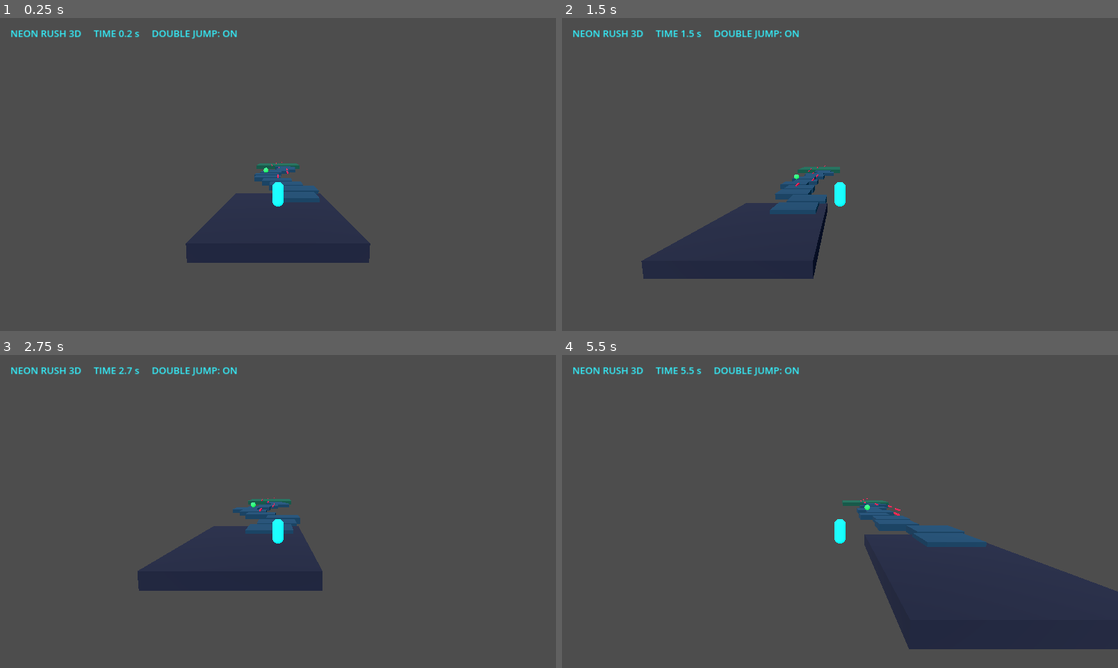
Above: before the commit, frames 1-4 (two rows, left to right).
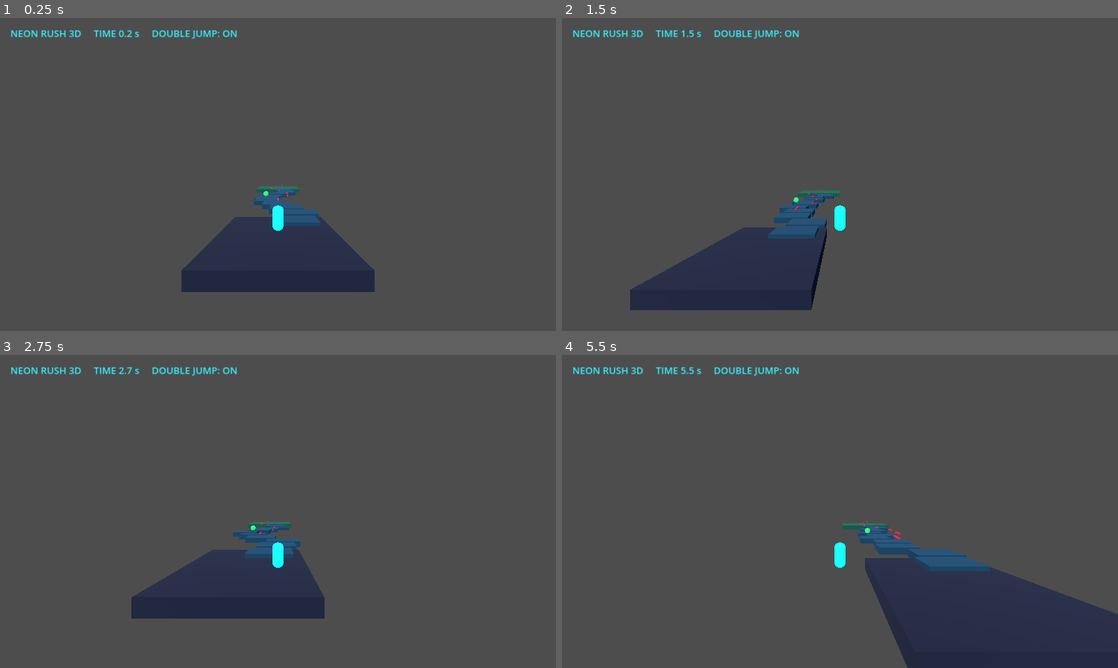
Above: after the commit, the same moments.

Repository: mahdialloui01-art/NEON-RUSH-3D
Game: Godot game, scene res://Main.tscn
The game is run twice, just before and just after one commit, with the same random seed, the same clock (stepped at 60 frames per second) and the same inputs.
Inputs:
- Up to frame 1 (0.25 s): no input
- Up to frame 2 (1.5 s): hold D (move_right) 0.53-1.28 s; tap Space (jump) at 0.6, 0.77, 1.07 s; hold S (move_back) from 1.28 s (still down); tap Ctrl (slide) at 1.35 s
- Up to frame 3 (2.75 s): tap Space (jump) at 1.52, 1.55, 1.82, 2.3 s; release S (move_back) at 2.03 s; hold D (move_right) from 2.03 s (still down); hold Shift (sprint) from 2.03 s (still down)
- Up to frame 4 (5.5 s): release D (move_right) at 2.78 s; release Shift (sprint) at 2.78 s; hold W (move_forward) 2.78-3.53 s; tap Space (jump) at 2.85, 3.02, 3.32, 3.77, 3.8, 4.07, 4.52, 4.55, 4.82, 5.1 s; hold A (move_left) 3.53-5.03 s; tap Ctrl (slide) at 3.6 s; tap Shift (sprint) at 4.35 s; hold S (move_back) from 5.03 s (still down)

The runs differ from the first frame. In frame 1, 6.6% of the frame differs, in the area x 32-68%, y 46-88%; in frame 2, 7.1%; in frame 3, 6.3%; in frame 4, 7.9%, in the area x 49-100%, y 45-100%.

Commit message:
Improve third-person player camera

Diff:
--- a/scripts/player.gd
+++ b/scripts/player.gd
@@ -46,7 +46,7 @@
     add_child(camera_pivot)
     camera = Camera3D.new()
     camera.position = Vector3(0, 0.8, 7.0)
-    camera.look_at_from_position(camera.position, Vector3.ZERO)
+    camera.look_at(Vector3(0, 0, -4))
     camera.current = true
     camera_pivot.add_child(camera)
 
@@ -56,10 +56,9 @@
     else:
         jumps_left = 2
 
-    if Input.is_action_just_pressed("jump"):
-        if is_on_floor() or jumps_left > 0:
-            velocity.y = jump_velocity
-            jumps_left -= 1
+    if Input.is_action_just_pressed("jump") and (is_on_floor() or jumps_left > 0):
+        velocity.y = jump_velocity
+        jumps_left -= 1
 
     if Input.is_action_just_pressed("slide") and is_on_floor():
         sliding = true
@@ -73,8 +72,7 @@
     var speed := sprint_speed if Input.is_action_pressed("sprint") else move_speed
     if sliding:
         speed *= 1.35
-    var direction := Vector3(axis.x, 0, axis.y)
-    direction = direction.normalized()
+    var direction := Vector3(axis.x, 0.0, axis.y).normalized()
     velocity.x = move_toward(velocity.x, direction.x * speed, 28.0 * delta)
     velocity.z = move_toward(velocity.z, direction.z * speed, 28.0 * delta)
     move_and_slide()
